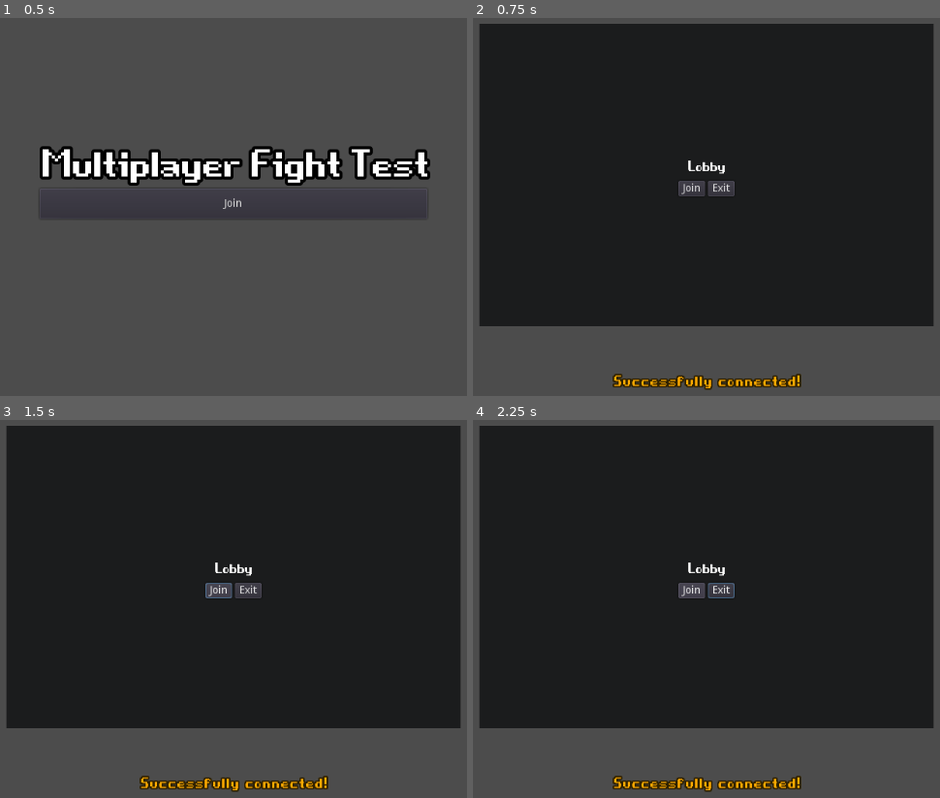
Above: before the commit, frames 1-4 (two rows, left to right).
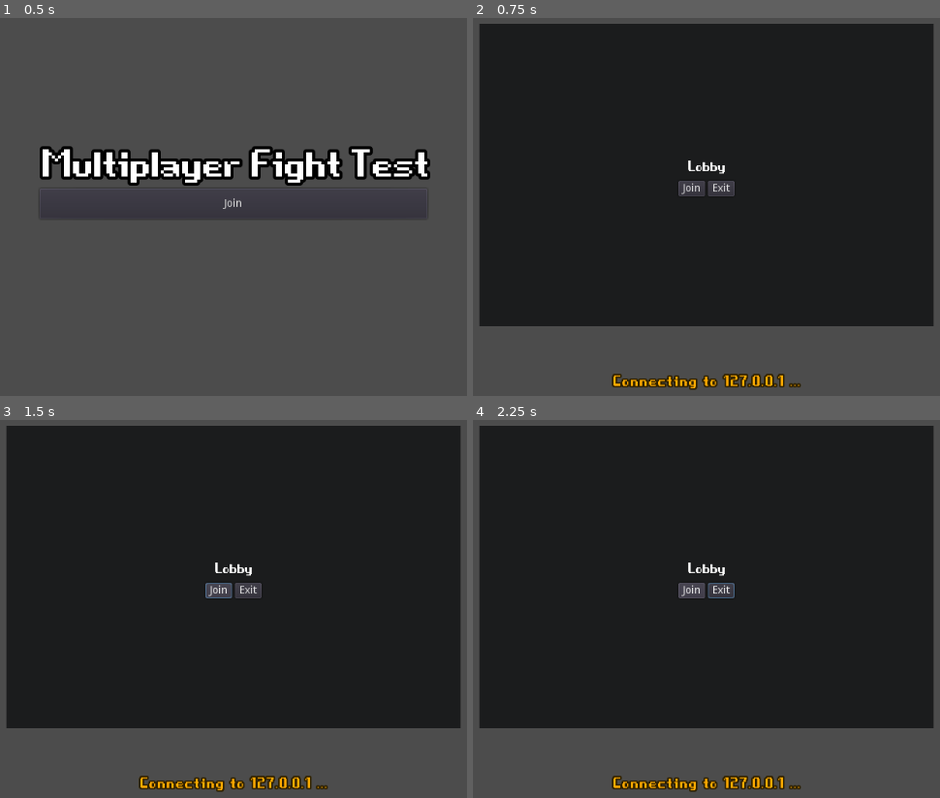
Above: after the commit, the same moments.

Repository: SalvM/Godo-multiplayer-battle
Game: Godot game, scene res://scenes/Menu.tscn
Same seed, same stepped clock (60 frames per second), same inputs: the game is played once before the commit and once after it.
Inputs:
- Up to frame 1 (0.5 s): no input
- Up to frame 2 (0.75 s): click "Join" at 0.5 s
- Up to frame 3 (1.5 s): click "Join" at 1.25 s
- Up to frame 4 (2.25 s): hold Right (ui_right) from 2.03 s (still down); tap L (Attack) at 2.1 s

Frame 1 is identical in both runs. In frame 2, 1.0% of the frame differs, in the area x 29-71%, y 94-99%; in frame 3, 1.0%; in frame 4, 1.0%.

Commit message:
Multiple room wip

Diff:
--- a/scenes/Knight.gd
+++ b/scenes/Knight.gd
@@ -66,7 +66,7 @@
 
 func send_player_state():
 	player_state = {
-		"T": OS.get_system_time_msecs(),
+		"T": Server.client_clock,
 		"P": get_global_position(),
 		"S": current_state,
 		"L": is_looking_left,
--- a/scenes/Menu.tscn
+++ b/scenes/Menu.tscn
@@ -56,6 +56,7 @@
 text = "Join"
 
 [node name="RoomPopup" type="Popup" parent="CenterContainer"]
+visible = true
 margin_left = 212.0
 margin_top = 100.0
 margin_right = 812.0
--- /dev/null
+++ b/scenes/RoomSelector.tscn
@@ -0,0 +1,103 @@
+[gd_scene load_steps=4 format=2]
+
+[ext_resource path="res://assets/game_over.ttf" type="DynamicFontData" id=1]
+[ext_resource path="res://scripts/RoomSelector.gd" type="Script" id=2]
+
+[sub_resource type="DynamicFont" id=1]
+size = 32
+font_data = ExtResource( 1 )
+
+[node name="RoomSelector" type="Control"]
+anchor_right = 1.0
+anchor_bottom = 1.0
+margin_right = -824.0
+margin_bottom = -572.0
+rect_min_size = Vector2( 200, 28 )
+script = ExtResource( 2 )
+
+[node name="BodyContainer" type="CenterContainer" parent="."]
+visible = false
+margin_top = 28.0
+margin_right = 200.0
+margin_bottom = 100.0
+rect_min_size = Vector2( 0, 72 )
+
+[node name="ColorRect" type="ColorRect" parent="BodyContainer"]
+margin_right = 200.0
+margin_bottom = 72.0
+rect_min_size = Vector2( 200, 72 )
+color = Color( 0, 0, 0, 0.392157 )
+
+[node name="Center" type="CenterContainer" parent="BodyContainer"]
+margin_right = 200.0
+margin_bottom = 72.0
+rect_min_size = Vector2( 200, 72 )
+size_flags_horizontal = 4
+size_flags_vertical = 4
+
+[node name="Players" type="VBoxContainer" parent="BodyContainer/Center"]
+margin_right = 200.0
+margin_bottom = 72.0
+rect_min_size = Vector2( 200, 72 )
+alignment = 1
+
+[node name="You" type="Label" parent="BodyContainer/Center/Players"]
+margin_top = 27.0
+margin_right = 200.0
+margin_bottom = 45.0
+custom_colors/font_color = Color( 1, 0.921569, 0.552941, 1 )
+custom_fonts/font = SubResource( 1 )
+text = "You"
+align = 1
+valign = 1
+
+[node name="TitleContainer" type="CenterContainer" parent="."]
+anchor_right = 1.0
+margin_bottom = 28.0
+rect_min_size = Vector2( 200, 28 )
+rect_pivot_offset = Vector2( -43, -73 )
+
+[node name="ColorRect" type="ColorRect" parent="TitleContainer"]
+margin_right = 200.0
+margin_bottom = 28.0
+rect_min_size = Vector2( 200, 28 )
+color = Color( 0, 0, 0, 0.392157 )
+
+[node name="RoomLabel" type="Label" parent="TitleContainer"]
+margin_left = 62.0
+margin_right = 137.0
+margin_bottom = 28.0
+rect_min_size = Vector2( 0, 28 )
+custom_colors/font_color = Color( 1, 0.921569, 0.552941, 1 )
+custom_fonts/font = SubResource( 1 )
+text = "Room #1 (2/4)"
+align = 1
+valign = 1
+
+[node name="JoinRoomBtn" type="Button" parent="."]
+anchor_left = 1.0
+anchor_right = 1.0
+margin_left = -40.0
+margin_top = 4.0
+margin_right = -4.0
+margin_bottom = 24.0
+rect_min_size = Vector2( 0, 16 )
+size_flags_horizontal = 5
+text = "Join"
+align = 2
+icon_align = 1
+
+[node name="ExitRoomBtn" type="Button" parent="."]
+visible = false
+anchor_left = 1.0
+anchor_right = 1.0
+margin_left = -40.0
+margin_top = 4.0
+margin_right = -4.0
+margin_bottom = 24.0
+rect_min_size = Vector2( 0, 16 )
+size_flags_horizontal = 5
+custom_colors/font_color = Color( 1, 0, 0, 1 )
+text = "Exit"
+align = 2
+icon_align = 1
--- a/scripts/Menu.gd
+++ b/scripts/Menu.gd
@@ -44,4 +44,4 @@
 	clear_players_label()
 
 func _on_JoinRoomBtn_pressed():
-	Server.fetch_user_join_room()
+	Server.fetch_user_join_room(0)
--- /dev/null
+++ b/scripts/RoomSelector.gd
@@ -0,0 +1,55 @@
+extends Control
+
+onready var RoomLabel = $TitleContainer/RoomLabel
+onready var JoinRoomBtn = $JoinRoomBtn
+onready var ExitRoomBtn = $ExitRoomBtn
+onready var body = $BodyContainer
+onready var center = $BodyContainer/Center
+onready var players = $BodyContainer/Center/Players
+onready var youLabel = $BodyContainer/Center/Players/You
+
+var max_players = 2
+
+func disable_join_button():
+	JoinRoomBtn.disabled = true
+
+func close():
+	body.visible = false
+	self.rect_size.y = 28
+
+func expand():
+	self.rect_size.y = 200
+	center.rect_size.x = 200
+	center.rect_size.y = 72
+	center.rect_position.y = 0
+	center.margin_top = 28
+	body.visible = true
+
+
+func join():
+	pass
+
+func exit():
+	pass
+
+func clear_players_label():
+	for labels in players.get_children():
+		if labels.name != "You":
+			labels.queue_free()
+
+func refresh_selector(room_status):
+	RoomLabel.text = "Room #" + room_status.id + " (" + room_status.players.size() + "/" + max_players + ")"
+	if room_status.status != "WAITING":
+		disable_join_button()
+	for player_id in room_status.players:
+		var new_label = youLabel.duplicate()
+		new_label.set_name(str(player_id))
+		new_label.text = "#" + str(player_id)
+		if player_id == get_tree().get_network_unique_id():
+			new_label.text += " (You)"
+		new_label.visible = true
+		players.add_child(new_label)
+
+func _ready():
+	expand()
+	close()
--- a/scripts/Server.gd
+++ b/scripts/Server.gd
@@ -1,8 +1,9 @@
 extends Node
 
 var network = NetworkedMultiplayerENet.new()
-var ip = "127.0.0.1"
-var port = 1909
+var server_address = "127.0.0.1"
+# var server_address = "a988-62-98-80-82.ngrok.io"
+var port = 4050
 var match_room = {
 	"status": "waiting",
 	"players": {}
@@ -14,16 +15,16 @@
 var latency = 0			# latency in ms
 var delta_latency = 0
 
+var logged_room_id = -1
+
 signal log_status(new_status)
 signal refresh_room_status(new_status)
 
 func connect_to_server():
-	var connection_server = ip + ":" + str(port)
-	emit_signal("log_status", "Connecting to " + connection_server + " ...")
-	network.create_client(ip, port)
+	emit_signal("log_status", "Connecting to " + server_address + " ...")
+	network.create_client(server_address, port)
 	get_tree().set_network_peer(network)
 	printt("Connected at port", port)
-	emit_signal("log_status", "Successfully connected!")
 
 	network.connect("peer_connected", self, "_on_peer_connected")
 	network.connect("peer_disconnected", self, "_on_peer_disconnected")
@@ -33,27 +34,35 @@
 	get_tree().network_peer = null
 	emit_signal("log_status", "Disconnected from the server")
 
-remote func return_room_status(room_status):
-	printt("return_room_status", room_status)
-	match_room = room_status
+remote func return_match_room_status(room_status):
+	printt("return_match_room_status", room_status)
+	if get_tree().get_network_unique_id() in room_status.players:
+		logged_room_id = room_status.id
+		match_room = room_status
 	emit_signal("refresh_room_status", room_status)
 
-remote func fetch_user_join_room():
-	rpc_id(1, "fetch_user_join_room")
+func fetch_user_join_room(room_id):
+	rpc_id(1, "fetch_user_join_room", room_id)
 
-remote func user_load_battlefield(peer_id):
+remote func user_load_battlefield(room_id):
+	logged_room_id = int(room_id)
 	get_tree().change_scene("res://scenes/BattleField.tscn")
 
 func send_player_state(player_state):
-	rpc_unreliable_id(1, "receive_player_state", player_state)
+	rpc_unreliable_id(1, "receive_player_state", player_state, logged_room_id)
 
-remote func receive_world_state(world_state):
+remote func receive_room_state(room_state):
 	var battlefield_node = get_tree().get_root().get_node("BattleField")
 	if battlefield_node:
-		battlefield_node.update_world_state(world_state)
+		battlefield_node.update_world_state(room_state)
+
+# when the player is in the lobby, not in a match
+remote func return_match_rooms(match_rooms):
+	for match_room in match_rooms:
+		return_match_room_status(match_room)
 
 func fetch_player_damage():
-	rpc_id(1, "fetch_player_damage")
+	rpc_id(1, "fetch_player_damage", logged_room_id)
 
 func determine_latency():
 	rpc_id(1, "determine_latency", OS.get_system_time_msecs())
